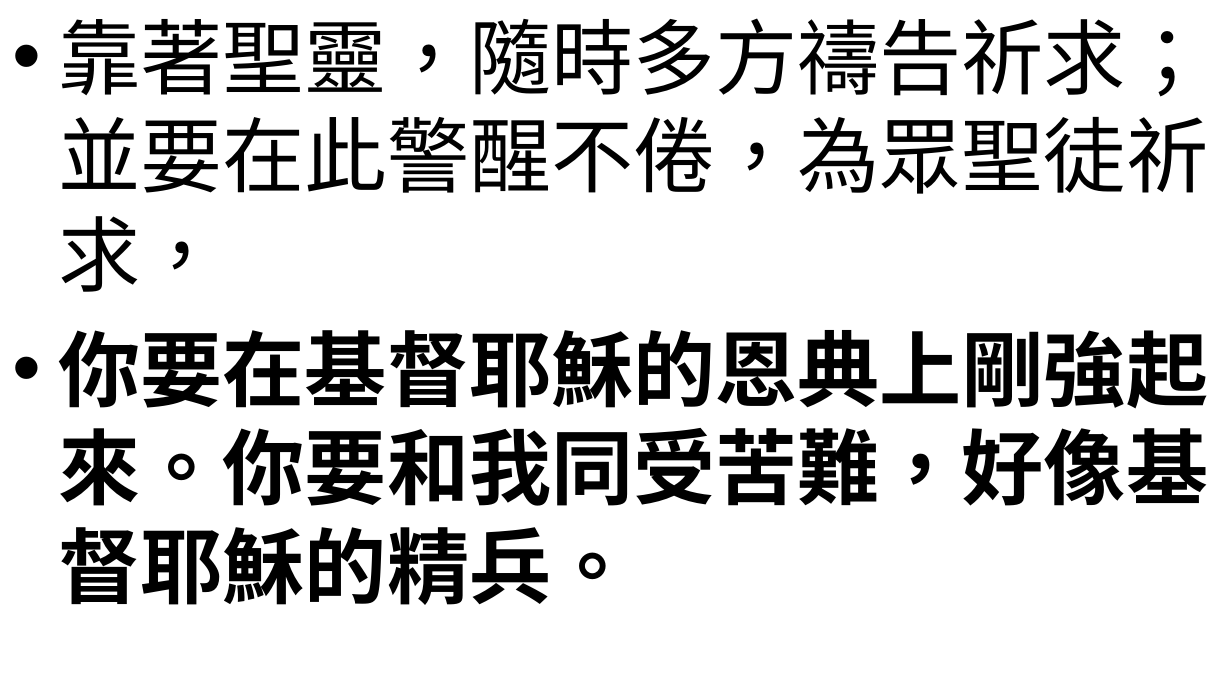
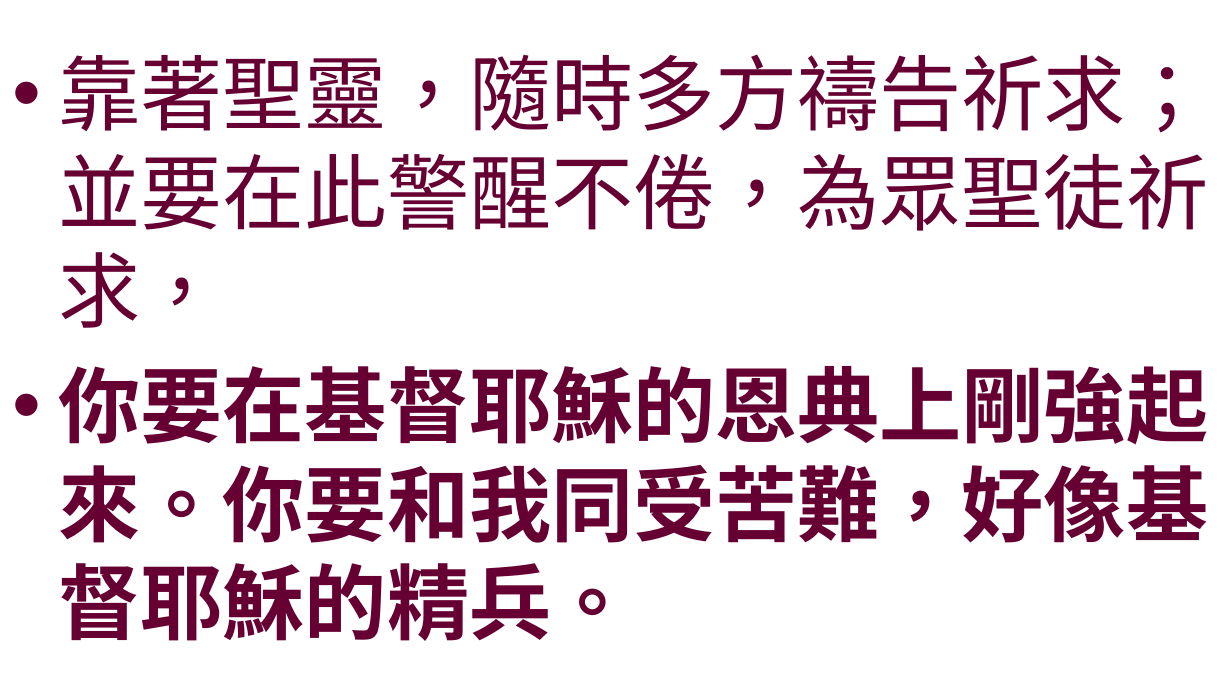
Before and after one commit to batisuoc/worship-resources, a slide deck: slide 6 of 67堅守不屈.pptx. Drawn at 1232x693 pixels with LibreOffice and Linux fonts; fonts in the diff are those of the drawing; background and template pictures are left out. Boxes give left, top, right and bottom in pixels: in the first picture for what was removed or moved away, otherwise in the second. Text is boxed around its words. In the diff, an @@ line names an element or a change of style, - is before the commit and + after.

```diff
--- a/67堅守不屈.pptx
+++ b/67堅守不屈.pptx
@@ text "靠著聖靈，隨時多方禱告祈求；並要在此警醒不倦，為眾聖徒祈求，" at box(59, 54, 1209, 641): text colour #000000 to #660033; vertical alignment top to middle @@
```
Also in this commit, not shown: 6 other slides changed.
